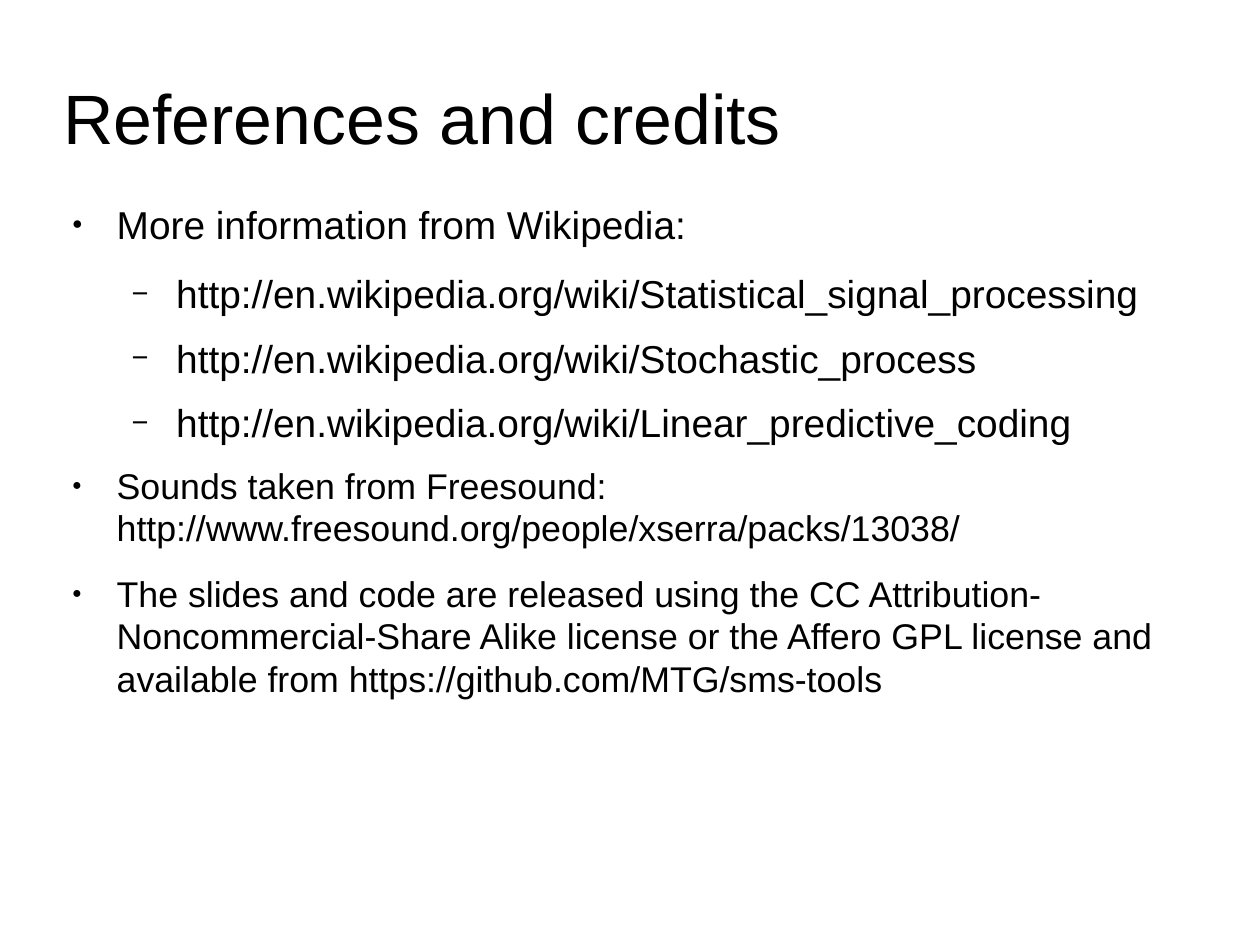
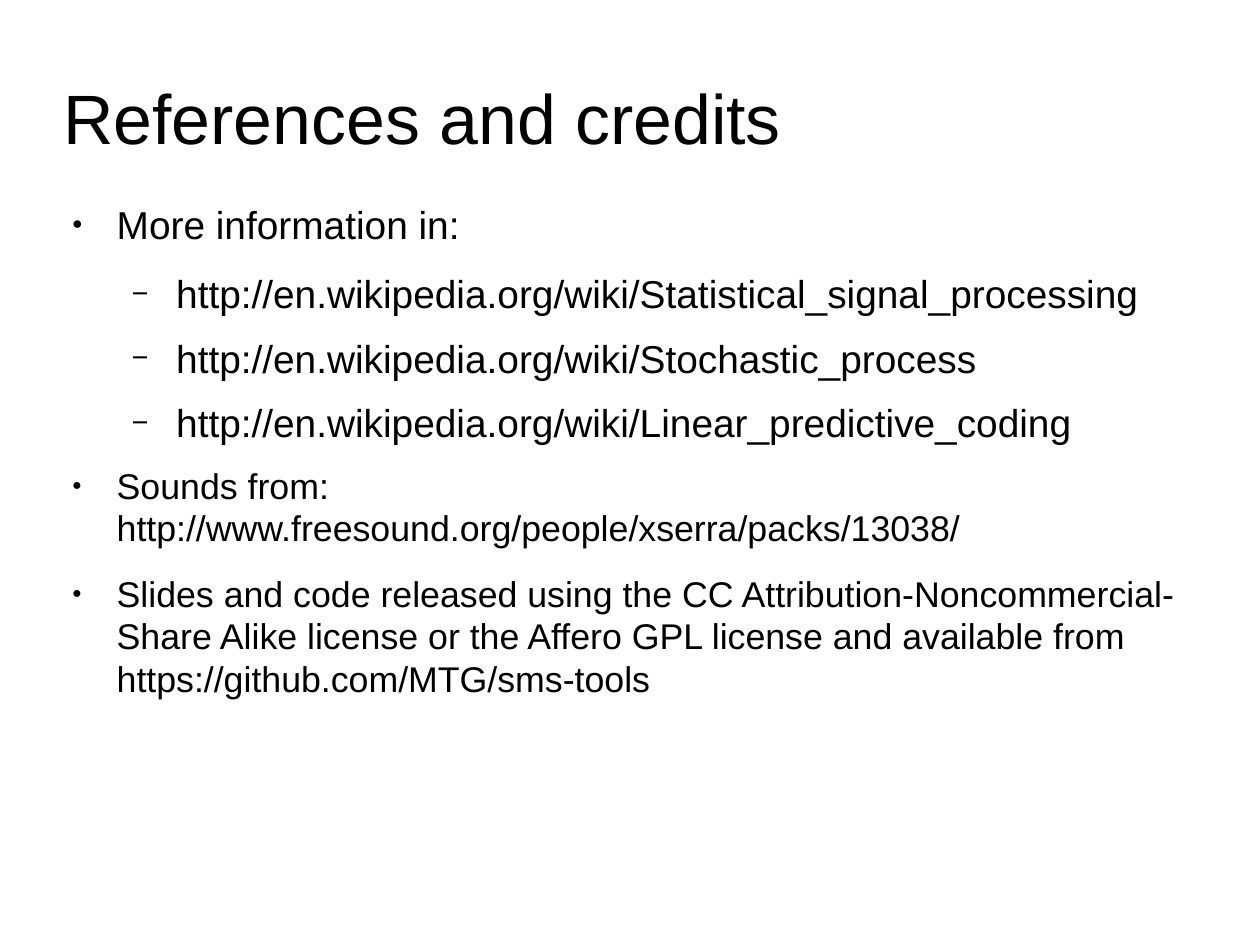
Before and after one commit to MTG/sms-tools, a slide deck: slide 12 of lectures/7-Sinusoidal-plus-residual-model/Stochastic-model.odp. Drawn at 1260x945 pixels with LibreOffice and Linux fonts; fonts in the diff are those of the drawing. Boxes give left, top, right and bottom in pixels: in the first picture for what was removed or moved away, otherwise in the second. Text is boxed around its words. In the diff, an @@ line names an element or a change of style, - is before the commit and + after.

Commit message:
changes to lectures

```diff
--- a/lectures/7-Sinusoidal-plus-residual-model/Stochastic-model.odp
+++ b/lectures/7-Sinusoidal-plus-residual-model/Stochastic-model.odp
@@ text at <box>117,211,460,240</box>: text changed @@
-● More information from Wikipedia:
+● More information in:
@@ text at <box>117,473,1174,699</box>: text changed @@
-● Sounds taken from Freesound: http://www.freesound.org/people/xserra/packs/13038/
-● The slides and code are released using the CC Attribution-Noncommercial-Share Alike license or the Affero GPL license and available from https://github.com/MTG/sms-tools
+● Sounds from: http://www.freesound.org/people/xserra/packs/13038/
+● Slides and code released using the CC Attribution-Noncommercial-Share Alike license or the Affero GPL license and available from https://github.com/MTG/sms-tools
```
Also in this commit, not shown: 6 other slides changed, 3 other files.
